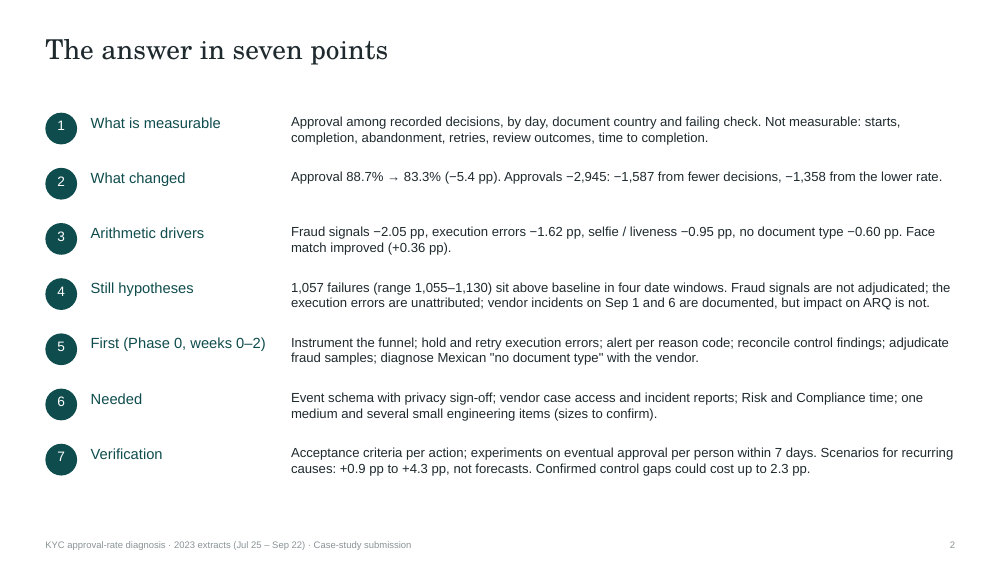
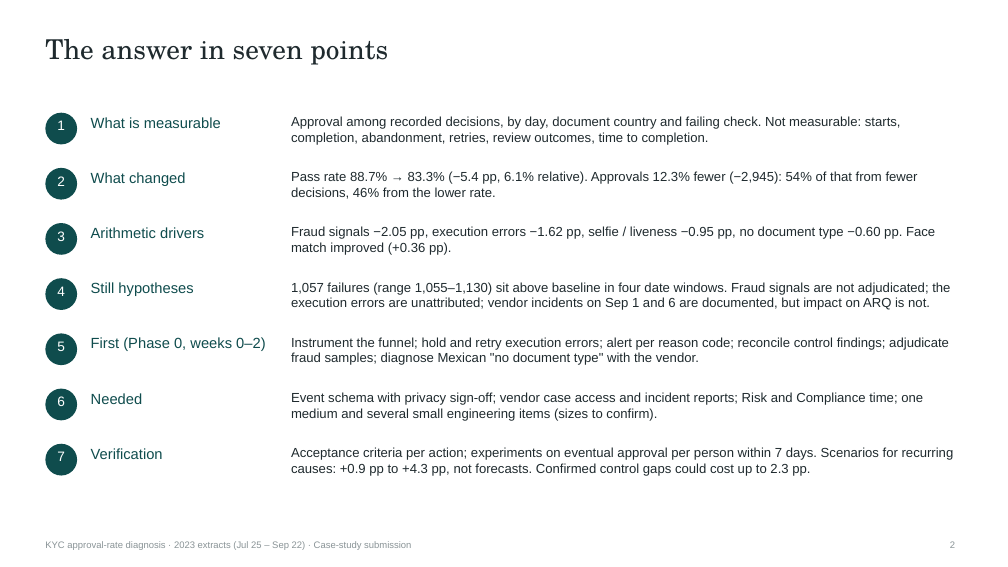
Before and after one commit to prosolkin/arq-kyc, a slide deck: slide 2 of analysis/export/kyc-approval-deck.pptx. Drawn at 1008x567 pixels with LibreOffice and Linux fonts; fonts in the diff are those of the drawing. Boxes give left, top, right and bottom in pixels: in the first picture for what was removed or moved away, otherwise in the second. Text is boxed around its words. In the diff, an @@ line names an element or a change of style, - is before the commit and + after.

```diff
--- a/analysis/export/kyc-approval-deck.pptx
+++ b/analysis/export/kyc-approval-deck.pptx
@@ text at (291, 171, 918, 199): text changed @@
-Approval 88.7% → 83.3% (−5.4 pp). Approvals −2,945: −1,587 from fewer decisions, −1,358 from the lower rate.
+Pass rate 88.7% → 83.3% (−5.4 pp, 6.1% relative). Approvals 12.3% fewer (−2,945): 54% of that from fewer decisions, 46% from the lower rate.
```
Also in this commit, not shown: 4 other slides changed, 1 slide added, 1 slide removed, 20 other files.
